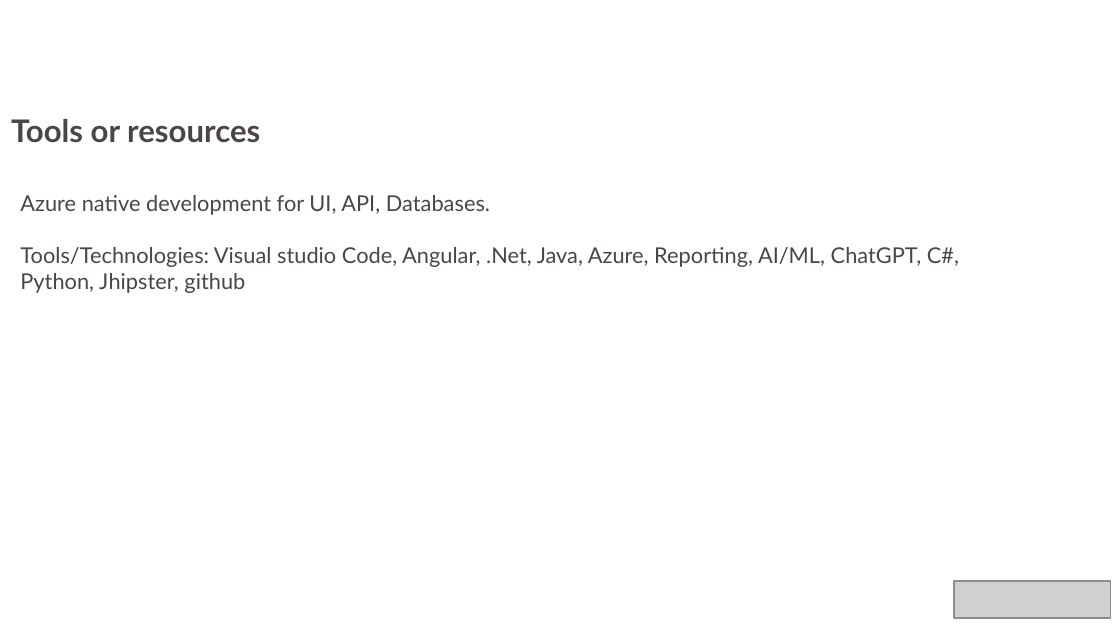
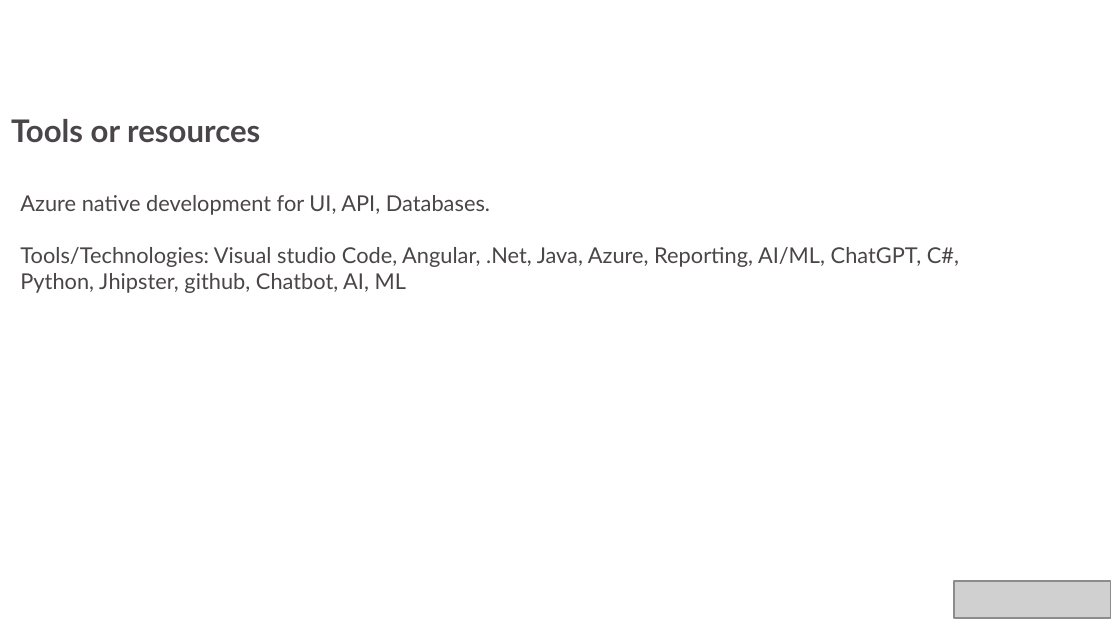
Before and after one commit to rajmanic15/sustainability-hackathon, a slide deck: slide 5 of idea/PLEDGE_TO_PROGRES_Microsoft_Sustainability.pptx. Drawn at 1120x630 pixels with LibreOffice and Linux fonts; fonts in the diff are those of the drawing; grey boxes stand for pictures; background and template pictures are left out. Boxes give left, top, right and bottom in pixels: in the first picture for what was removed or moved away, otherwise in the second. Text is boxed around its words. In the diff, an @@ line names an element or a change of style, - is before the commit and + after.

```diff
--- a/idea/PLEDGE_TO_PROGRES_Microsoft_Sustainability.pptx
+++ b/idea/PLEDGE_TO_PROGRES_Microsoft_Sustainability.pptx
@@ text at (20, 247, 959, 293): text changed @@
-Tools/Technologies: Visual studio Code, Angular, .Net, Java, Azure, Reporting, AI/ML, ChatGPT, C#, Python, Jhipster, github
+Tools/Technologies: Visual studio Code, Angular, .Net, Java, Azure, Reporting, AI/ML, ChatGPT, C#, Python, Jhipster, github, Chatbot, AI, ML
```
Also in this commit, not shown: 1 other slide changed.
